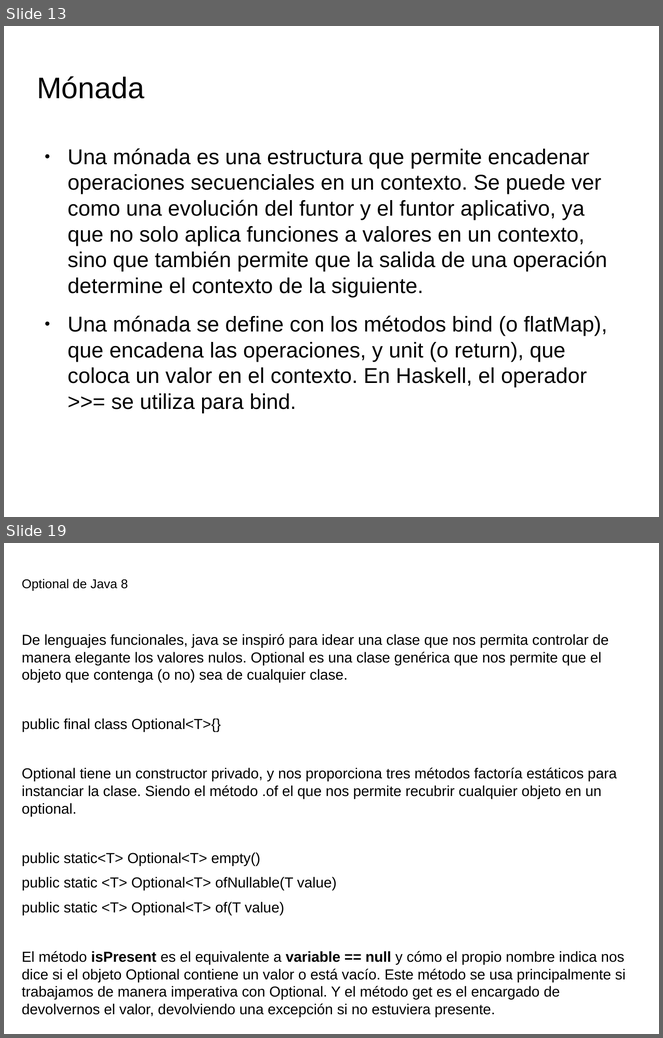
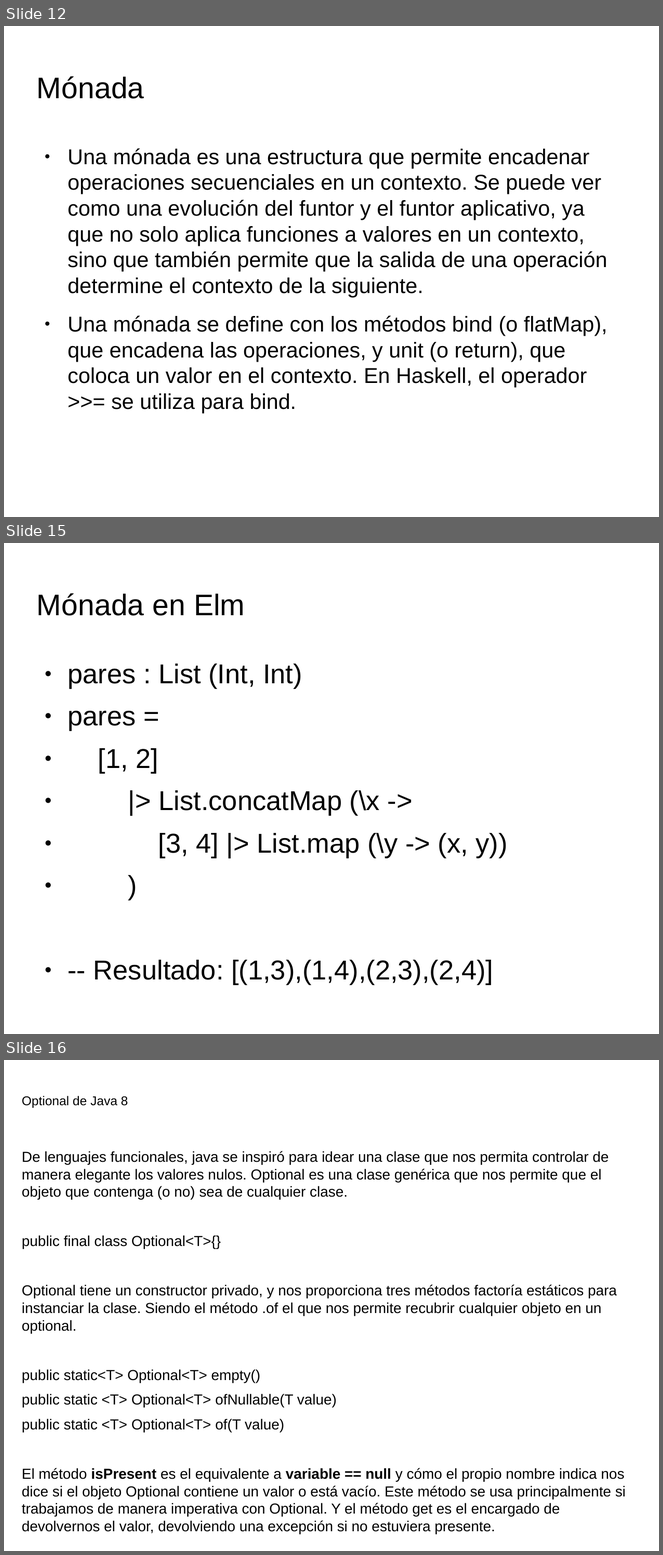
Before and after one commit to totis023/paradigmaUAP2025, a slide deck: funcional/clase5.pptx. Shown one above the other, each under a label of ours: slides 13 and 19 before the commit, slides 12, 15 and 16 after it; the slides between them are not shown. The pictures are 663x1038 and 663x1555 pixels, drawn with LibreOffice and Linux fonts; fonts in the diff are those of the drawing; background and template pictures are left out. Boxes give left, top, right and bottom in pixels: in the first picture for what was removed or moved away, otherwise in the second. Text is boxed around its words. In the diff, an @@ line names an element or a change of style, - is before the commit and + after.

```diff
--- a/funcional/clase5.pptx
+++ b/funcional/clase5.pptx
@@ slide 15 added at bbox=[4, 543, 659, 1034], background picture (left out) @@
@@ text added at bbox=[37, 593, 245, 616], 32.7 pt, text #000000 @@
+Mónada en Elm
@@ text added at bbox=[67, 664, 508, 986], 30 pt, text #000000 @@
+● pares : List (Int, Int)
+● pares =
+● [1, 2]
+● |> List.concatMap (\x ->
+● [3, 4] |> List.map (\y -> (x, y))
+● )
+● -- Resultado: [(1,3),(1,4),(2,3),(2,4)]
@@ what was slide 13 is now slide 12 @@
@@ what was slide 19 is now slide 16 @@
```
Also in this commit, not shown: 4 slides changed, 3 other slides added, 7 slides removed, 1 other file.
